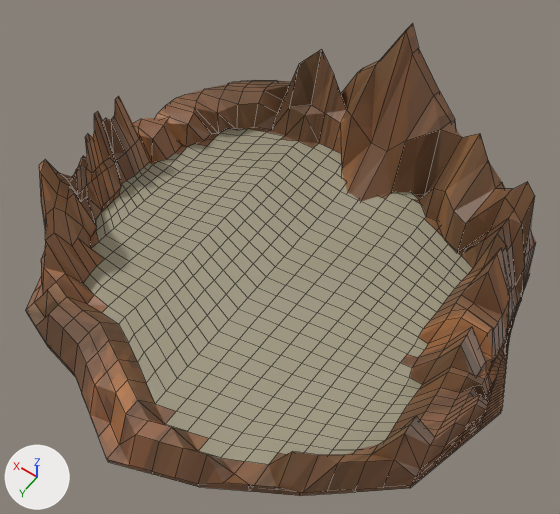
One commit to the Blender file island-a.blend: the scene before it, then after it.
The view is the same before and after, from a 50 mm lens placed at (-33.7, 46.7, 78.6), pointed at (0.6, -1.3, 3.1). The axes (+X, +Y, +Z) are drawn at lower left. The lights are the same throughout. The picture after the commit comes second. Mesh edges are drawn as thin lines.
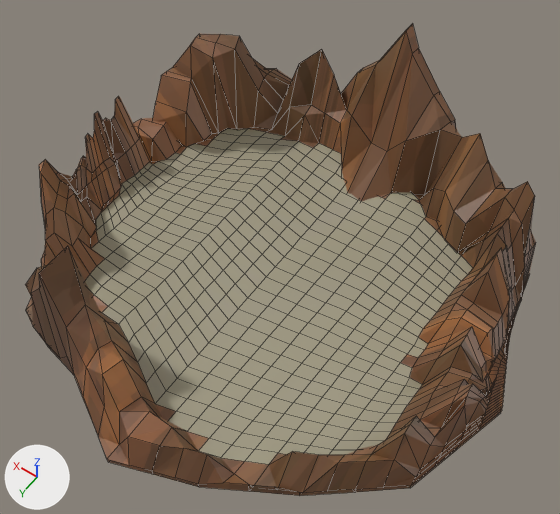
Changed parts and their boxes (x1, y1, x2, y2) in the pictures (560 x 514 px; the box of a moved part takes in the faces that stretch with it):
part 1 of me_cone, moved or reshaped
    both: (26, 241, 209, 478)
part 2 of me_cone, moved or reshaped
    before: (155, 80, 291, 147)
    after: (153, 34, 292, 147)
part 3 of me_cone, moved or reshaped
    both: (391, 335, 489, 446)

What changed in the scene script:
```text
Change me_cone:
    where me_cone.from_pydata(...)  # 1211 vertices, 1266 faces; spans x -0.98..1.07, y -1.02..1.06, z -2.73..1.08
    used by ob_cone; location = (0.0, 0.0, -8.4); rotation_euler = (0.0, -3.142, 0.0), in degrees (0, -180, 0); scale = (28.7, 28.7, 11.4)
    me_cone part 1
    add for i in [107, 126, 424, 1152]: me_cone.vertices[i].co += Vector((0.0, 0.0, -0.32))
    me_cone.vertices[178].co: (-0.32, 0.76, -1.41) -> (-0.3, 0.74, -2.71)  # pixel (88, 332) -> pixel (67, 245)
    me_cone.vertices[182].co: (0.18, 0.88, -1.41) -> (0.18, 0.88, -1.42)  # pixel (171, 427)
    me_cone.vertices[186].co: (-0.15, 0.85, -1.41) -> (-0.14, 0.85, -1.86)  # pixel (106, 371) -> pixel (98, 348)
    me_cone.vertices[187].co: (0.02, 0.93, -1.41) -> (0.01, 0.95, -1.51)  # pixel (125, 413) -> pixel (119, 411)
    me_cone.vertices[188].co: (-0.51, 0.74, -1.41) -> (-0.55, 0.75, -1.94)  # pixel (58, 304) -> pixel (36, 267)
    me_cone.vertices[432].co: (-0.6, 0.82, -1.07) -> (-0.6, 0.83, -1.08)  # pixel (35, 326) -> pixel (32, 326)
    me_cone.vertices[435].co: (-0.32, 0.82, -1.41) -> (-0.33, 0.86, -2.59)  # pixel (77, 344) -> pixel (38, 273)
    me_cone.vertices[440].co: (0.18, 0.94, -1.41) -> (0.2, 0.96, -1.49)  # pixel (159, 441) -> pixel (159, 445)
    me_cone.vertices[519].co: (-0.15, 0.79, -1.41) -> (-0.15, 0.79, -1.74)  # pixel (118, 359) -> pixel (111, 340)
    me_cone.vertices[520].co: (0.02, 0.87, -1.41) -> (0.02, 0.85, -1.44)  # pixel (137, 400) -> pixel (141, 396)
    me_cone.vertices[521].co: (-0.51, 0.69, -1.39) -> (-0.52, 0.67, -1.5)  # pixel (66, 296) -> not seen
    me_cone.vertices[544].co: (-0.32, 0.71, -1.41) -> (-0.32, 0.7, -1.42)  # pixel (99, 322) -> not seen
    me_cone.vertices[551].co: (-0.15, 0.91, -1.41) -> (-0.15, 0.92, -1.74)  # pixel (94, 384) -> pixel (86, 367)
    me_cone.vertices[553].co: (-0.51, 0.79, -1.41) -> (-0.52, 0.82, -1.79)  # pixel (48, 314) -> pixel (30, 292)
    me_cone.vertices[560].co: (-0.07, 0.89, -1.41) -> (-0.07, 0.92, -1.84)  # pixel (115, 392) -> pixel (102, 374)
    me_cone.vertices[561].co: (-0.42, 0.75, -1.41) -> (-0.41, 0.73, -2.27)  # pixel (73, 318) -> not seen
    me_cone.vertices[571].co: (0.1, 0.9, -1.41) -> (0.09, 0.89, -1.5)  # pixel (148, 420) -> pixel (149, 411)
    me_cone.vertices[574].co: (-0.6, 0.72, -1.41) -> (-0.66, 0.76, -1.49)  # pixel (47, 289) -> pixel (25, 284)
    me_cone.vertices[575].co: (-0.24, 0.81, -1.41) -> (-0.23, 0.8, -2.16)  # pixel (97, 352) -> pixel (85, 304)
    me_cone.vertices[895].co: (-0.16, 0.66, -1.11) -> (-0.16, 0.66, -1.12)  # pixel (144, 352) -> pixel (144, 351)
    me_cone.vertices[1138].co: (-0.24, 0.75, -1.41) -> (-0.24, 0.74, -1.75)  # pixel (108, 340) -> pixel (104, 319)
    me_cone.vertices[1139].co: (-0.59, 0.67, -1.41) -> (-0.63, 0.69, -1.49)  # pixel (56, 281) -> not seen
    me_cone.vertices[1151].co: (-0.41, 0.81, -1.41) -> (-0.42, 0.83, -2.13)  # pixel (63, 328) -> pixel (39, 288)
    me_cone.vertices[1160].co: (-0.07, 0.83, -1.41) -> (-0.07, 0.82, -1.76)  # pixel (127, 379) -> pixel (123, 359)
    me_cone.vertices[1161].co: (-0.42, 0.7, -1.4) -> (-0.42, 0.68, -1.46)  # pixel (82, 310) -> not seen
    me_cone.vertices[1204].co: (0.1, 0.97, -1.41) -> (0.09, 1.0, -1.47)  # pixel (135, 434) -> pixel (128, 436)
    me_cone.vertices[1207].co: (-0.6, 0.77, -1.07) -> (-0.61, 0.78, -1.08)  # pixel (45, 317) -> not seen
    me_cone.vertices[1209].co: (-0.24, 0.87, -1.41) -> (-0.25, 0.88, -2.06)  # pixel (86, 363) -> pixel (66, 327)
    me_cone part 2: 32 of 1211 vertices moved; they spanned x -0.91..-0.56, y -0.82..-0.28, z -1.55..-1.08 and now span x -0.91..-0.56, y -0.82..-0.28, z -2.34..-1.27; mean shift (0.0, 0.0, -0.42); largest move (-0.65, -0.62, -1.54) -> (-0.65, -0.62, -2.33)
    me_cone part 3: 24 of 1211 vertices moved; they spanned x 0.86..0.99, y 0.1..0.35, z -1.56..-1.41 and now span x 0.85..1.01, y 0.11..0.35, z -1.8..-1.44; mean shift (0.01, 0.0, -0.16); largest move (0.93, 0.21, -1.41) -> (0.93, 0.22, -1.8)
```
